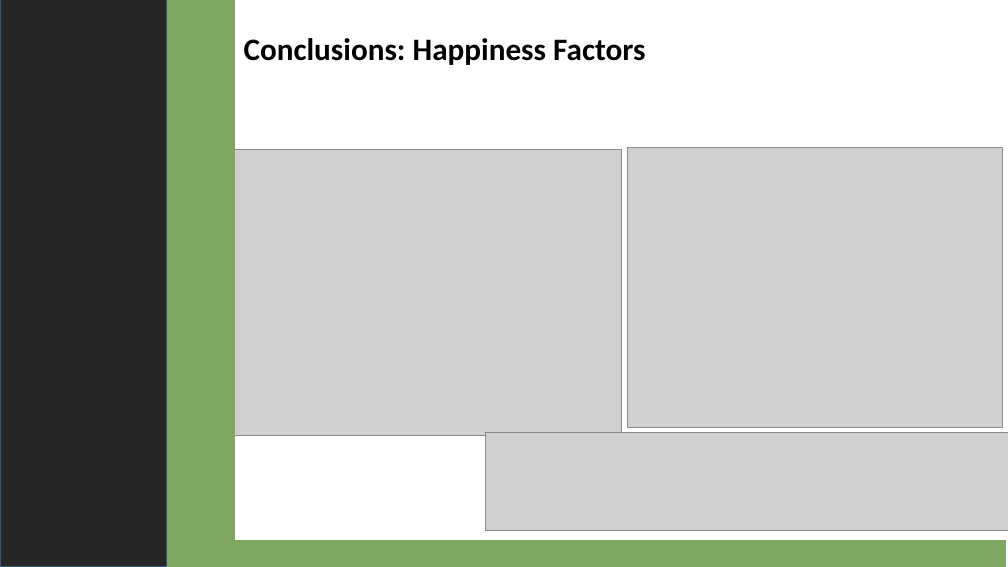
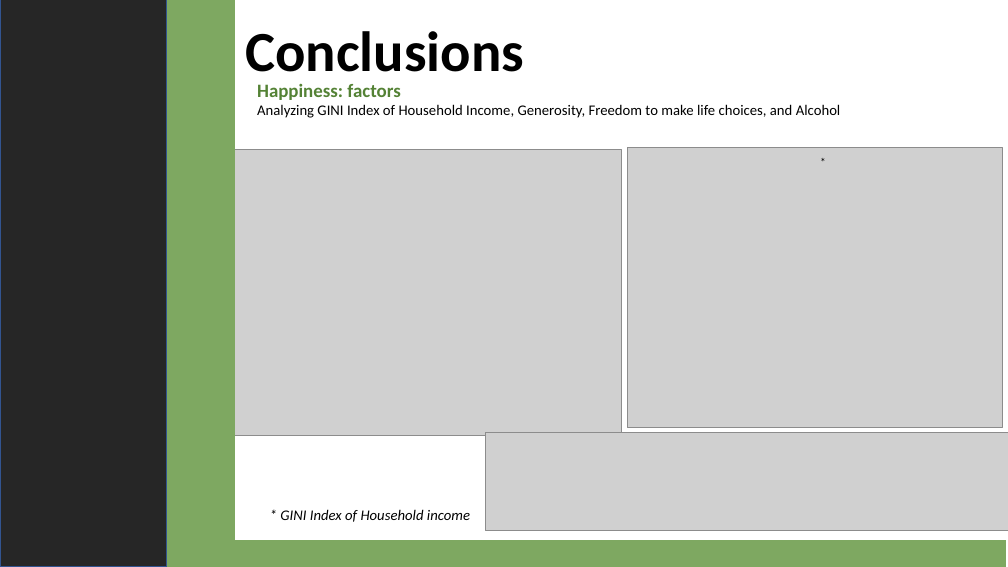
Before and after one commit to 4d4m43/DrinkAndBeHapPY, a slide deck: slide 17 of For Submittal/DrinkandBeHappyFinal.pptx (slide 14 before the commit). Drawn at 1008x567 pixels with LibreOffice and Linux fonts; fonts in the diff are those of the drawing; grey boxes stand for pictures. Boxes give left, top, right and bottom in pixels: in the first picture for what was removed or moved away, otherwise in the second. Text is boxed around its words. In the diff, an @@ line names an element or a change of style, - is before the commit and + after.

```diff
--- a/For Submittal/DrinkandBeHappyFinal.pptx
+++ b/For Submittal/DrinkandBeHappyFinal.pptx
@@ text at [245,31,524,85]: text changed; size 29.7 to 54 pt @@
-Conclusions: Happiness Factors
+Conclusions
@@ text added at [257,84,841,118], 14 pt, text #000000 @@
+Happiness: factors
+Analyzing GINI Index of Household Income, Generosity, Freedom to make life choices, and Alcohol
@@ text added at [813,151,838,173], 11 pt, text #000000 @@
+*
@@ text added at [280,509,470,522], 14 pt, text #000000, italic @@
+* GINI Index of Household income
```
Also in this commit, not shown: 8 other slides changed, 5 slides added.
